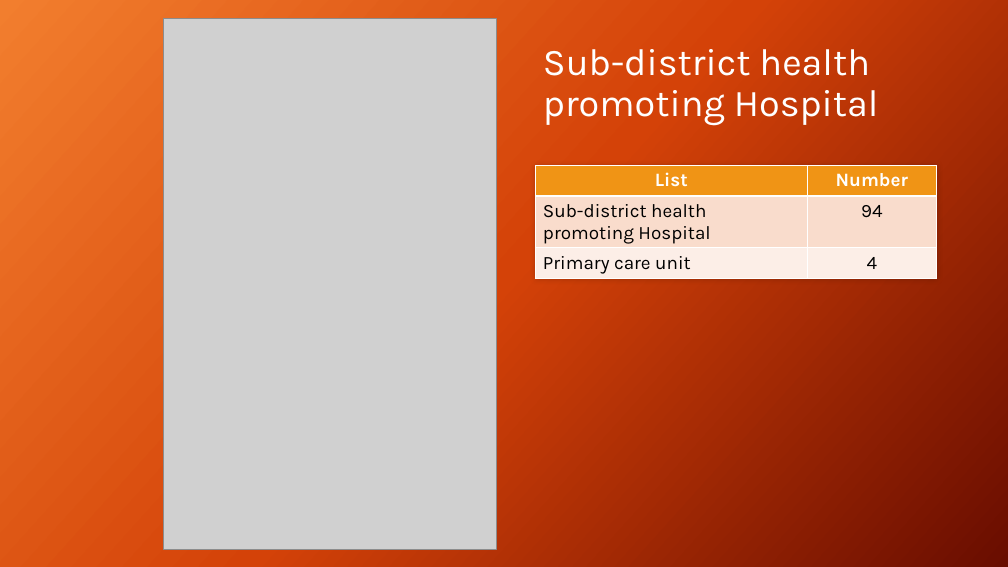
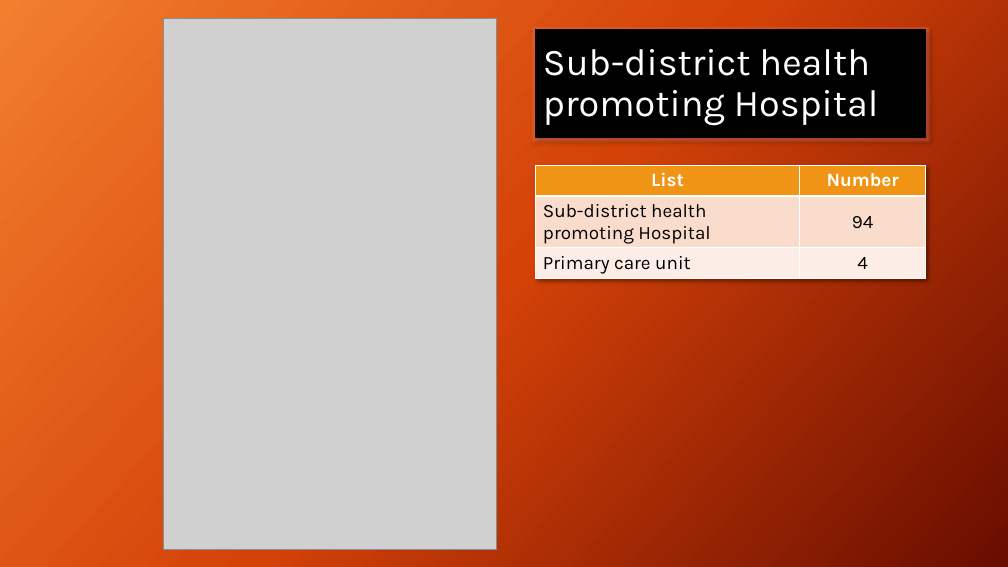
Before and after one commit to joblackpoc/Jobs_SSJ, a slide deck: slide 4 of gishealth_Eng.pptx. Drawn at 1008x567 pixels with LibreOffice and Linux fonts; fonts in the diff are those of the drawing; grey boxes stand for pictures. Boxes give left, top, right and bottom in pixels: in the first picture for what was removed or moved away, otherwise in the second. Text is boxed around its words. In the diff, an @@ line names an element or a change of style, - is before the commit and + after.

```diff
--- a/gishealth_Eng.pptx
+++ b/gishealth_Eng.pptx
@@ title "Sub-district health promoting Hospital": place and size @@
-title "Sub-district health promoting Hospital" at (543, 49, 879, 125)
+title "Sub-district health promoting Hospital" at (535, 29, 926, 137)
@@ title "Sub-district health promoting Hospital" at (535, 29, 926, 137): fill none to #000000; outline none to #000000 1 pt; shadow on @@
@@ table: place and size @@
-table at (535, 166, 936, 280)
+table at (535, 166, 926, 280)
```
Also in this commit, not shown: 4 other slides changed.
